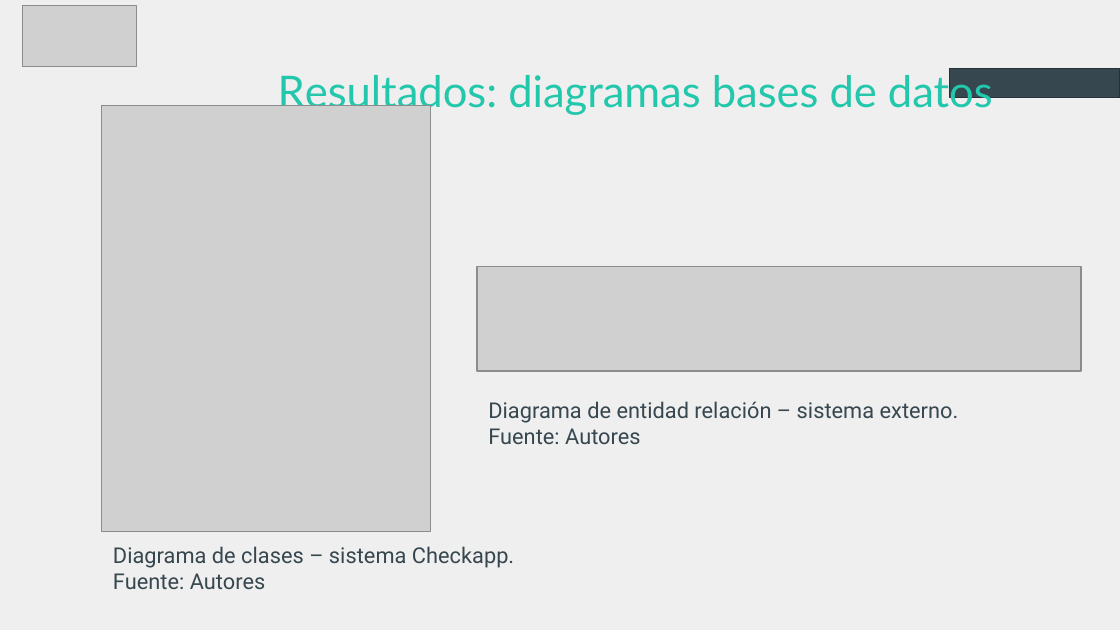
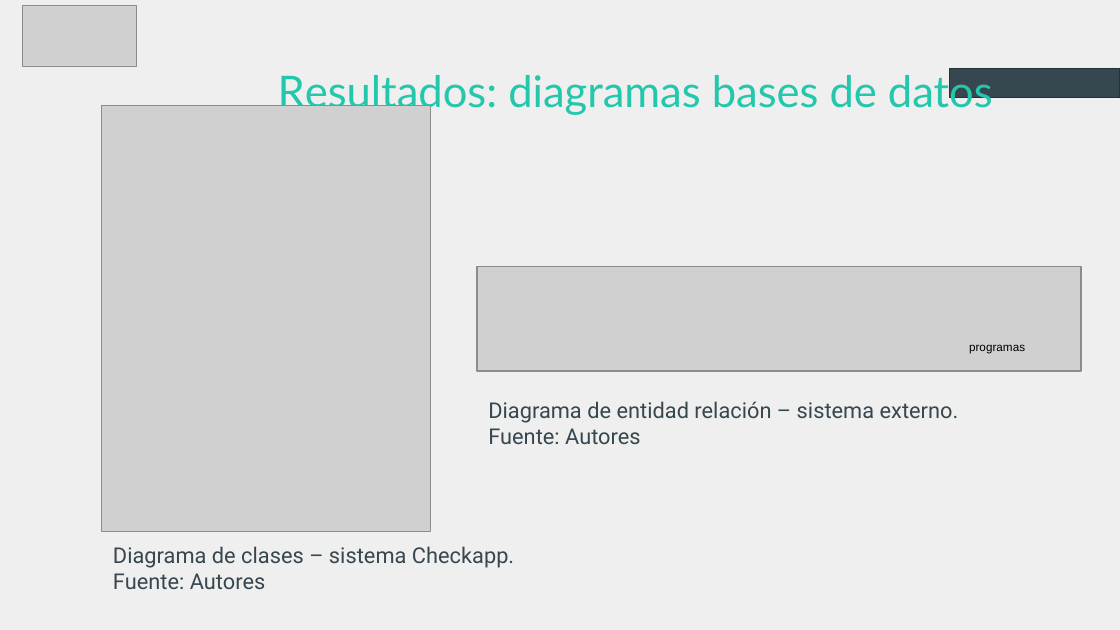
Before and after one commit to hernandavidc/PI_checkApp, a slide deck: slide 16 of sustentación_checkapp.pptx. Drawn at 1120x630 pixels with LibreOffice and Linux fonts; fonts in the diff are those of the drawing; grey boxes stand for pictures. Boxes give left, top, right and bottom in pixels: in the first picture for what was removed or moved away, otherwise in the second. Text is boxed around its words. In the diff, an @@ line names an element or a change of style, - is before the commit and + after.

```diff
--- a/sustentación_checkapp.pptx
+++ b/sustentación_checkapp.pptx
@@ text added at (969,344,1025,354), 7.5 pt, text #000000 @@
+programas
```
Also in this commit, not shown: 5 other slides changed, 6 slides added, 23 other files.
